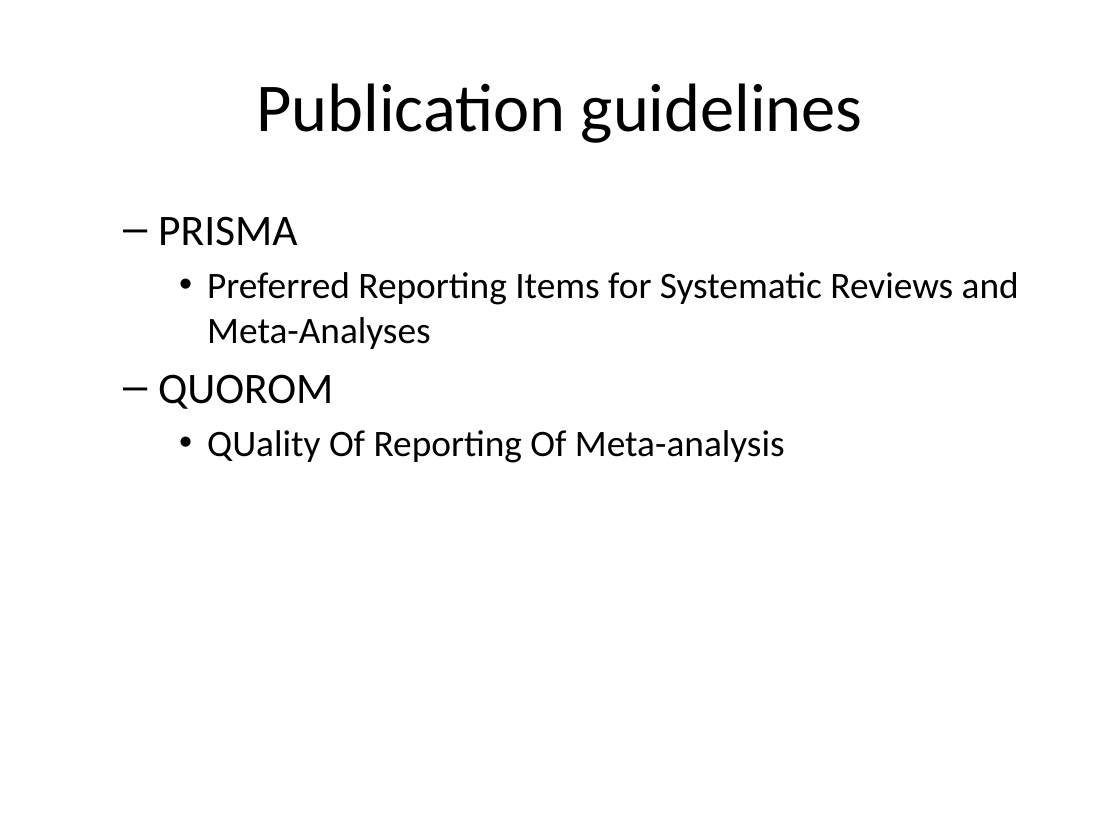
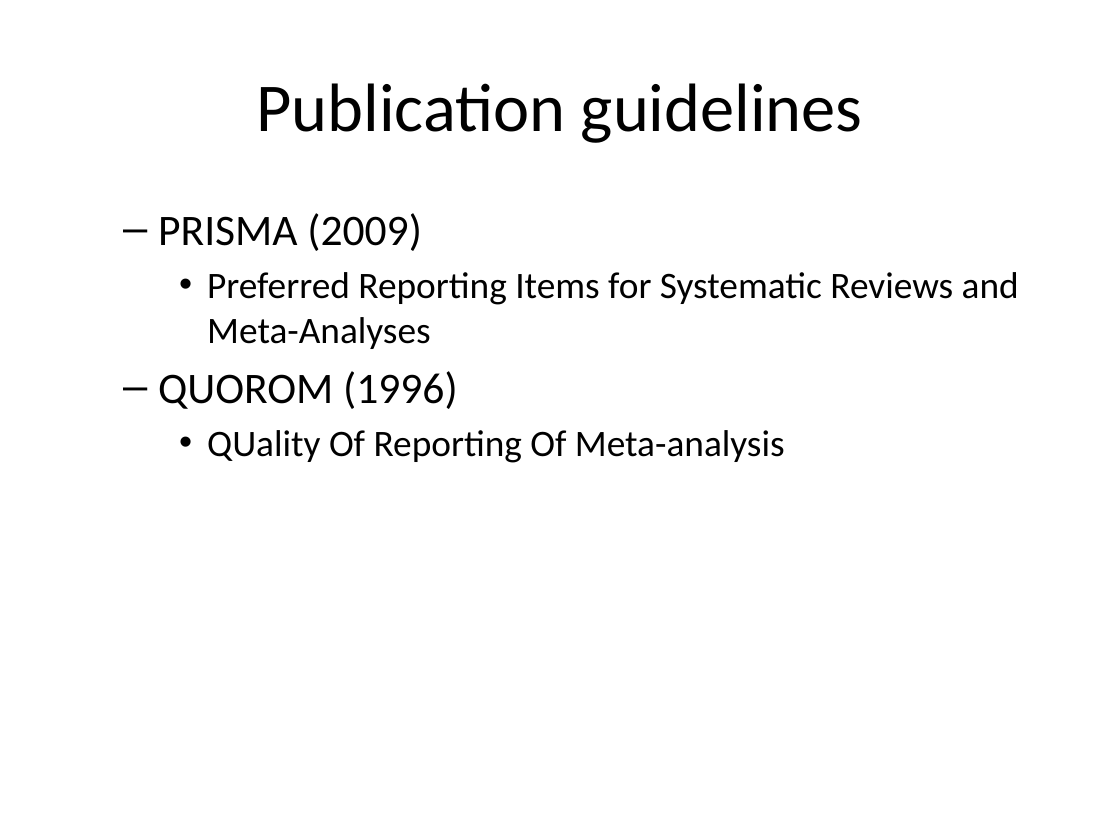
Before and after one commit to pmean/introduction-meta-analysis, a slide deck: slide 52 of src/intro.pptx (slide 46 before the commit). Drawn at 1120x840 pixels with LibreOffice and Linux fonts; fonts in the diff are those of the drawing. Boxes give left, top, right and bottom in pixels: in the first picture for what was removed or moved away, otherwise in the second. Text is boxed around its words. In the diff, an @@ line names an element or a change of style, - is before the commit and + after.

Commit message:
Added PRISMA material

```diff
--- a/src/intro.pptx
+++ b/src/intro.pptx
@@ text at box(158, 213, 422, 251): text changed @@
-  – PRISMA
+  – PRISMA (2009)
@@ text at box(158, 371, 458, 409): text changed @@
-  – QUOROM
+  – QUOROM (1996)
```
Also in this commit, not shown: 6 other slides changed, 14 slides added, 2 slides removed, 8 other files.
